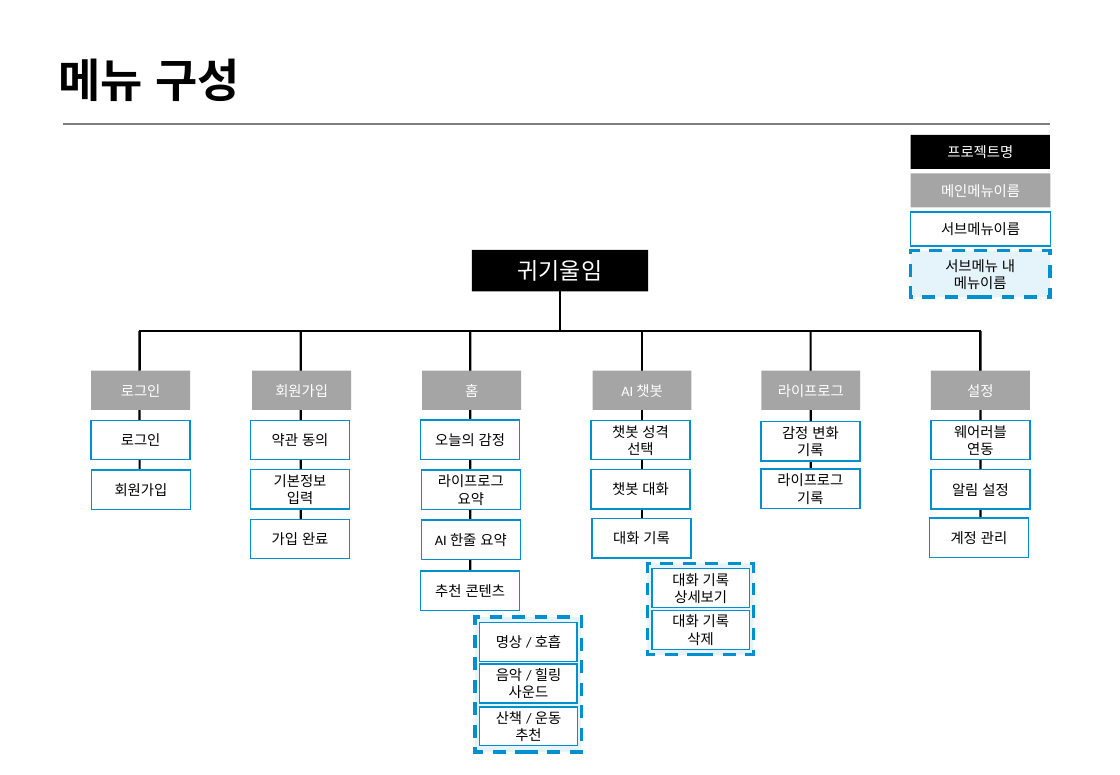
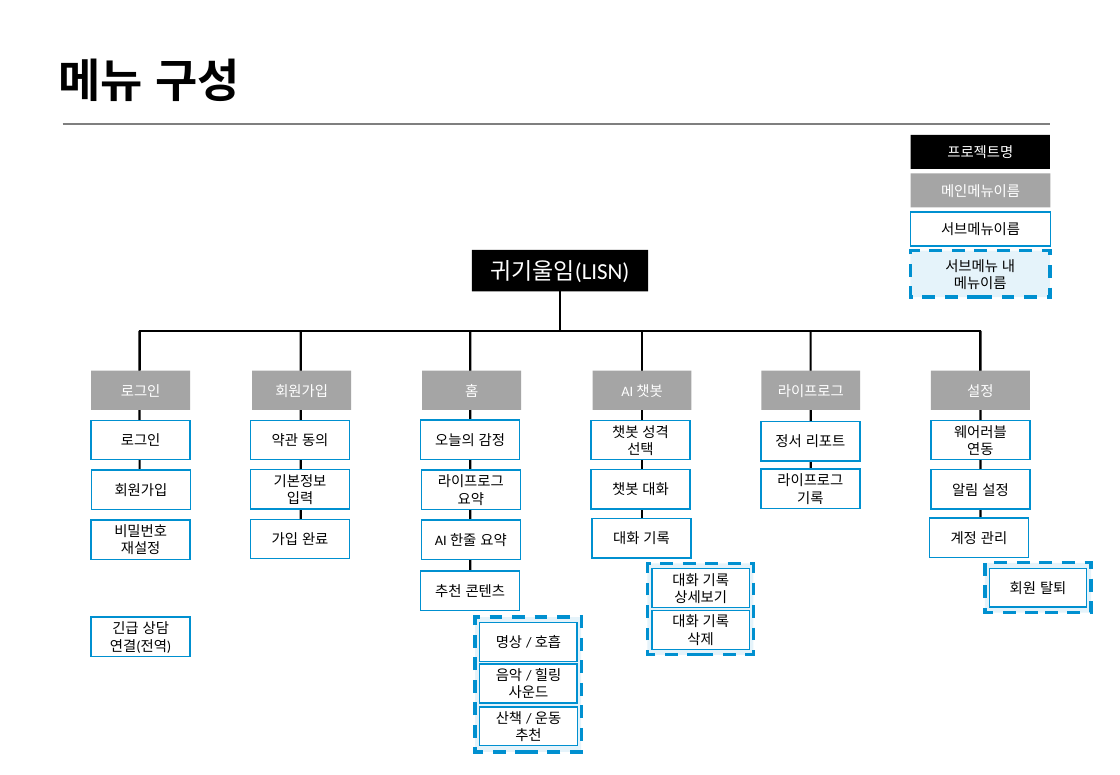
Before and after one commit to 2026-SMHRD-KDT-HealthCare-5/lisn, a slide deck: slide 3 of Documents/화면설계서_귀기울임.pptx. Drawn at 1120x775 pixels with LibreOffice and Linux fonts; fonts in the diff are those of the drawing. Boxes give left, top, right and bottom in pixels: in the first picture for what was removed or moved away, otherwise in the second. Text is boxed around its words. In the diff, an @@ line names an element or a change of style, - is before the commit and + after.

```diff
--- a/Documents/화면설계서_귀기울임.pptx
+++ b/Documents/화면설계서_귀기울임.pptx
@@ text in rectangle at box(491, 260, 630, 282): text changed @@
-귀기울임
+귀기울임(LISN)
@@ text in rectangle at box(775, 434, 846, 447): text changed @@
-감정 변화 기록
+정서 리포트
@@ rectangle added at box(91, 520, 190, 559), fill #FFFFFF, outline #0090D0 1 pt, 10 pt, text #000000 @@
+비밀번호 재설정
@@ rectangle added at box(986, 564, 1092, 613), fill #0090D0 at 10% opacity, outline #0090D0 2.25 pt dashed @@
@@ rectangle added at box(990, 569, 1087, 608), fill #FFFFFF, outline #0090D0 1 pt, 10 pt, text #000000 @@
+회원 탈퇴
@@ rectangle added at box(91, 617, 190, 657), fill #FFFFFF, outline #0090D0 1 pt, 10 pt, text #000000 @@
+긴급 상담 연결(전역)
```
Also in this commit, not shown: 2 other slides changed, 3 other files.
